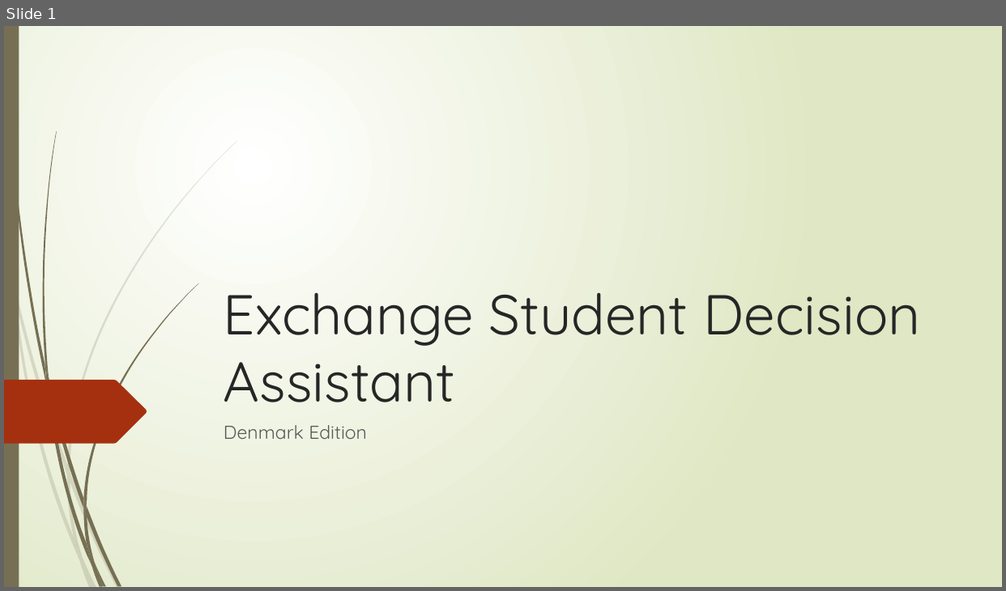
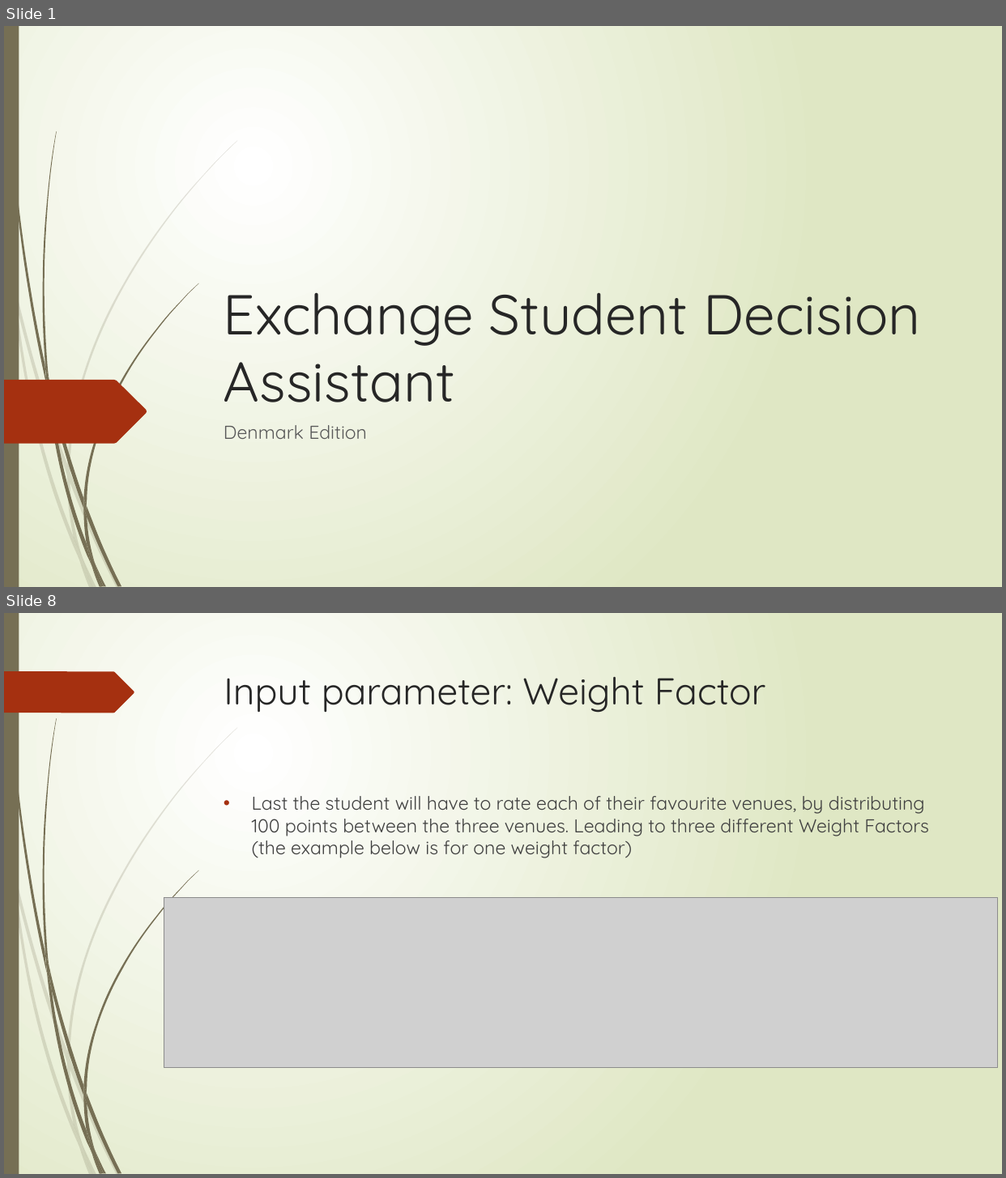
Before and after one commit to VintageVinyl/Coursera_Capstone, a slide deck: Exchange Student Decision Assistant.pptx. Shown one above the other, each under a label of ours: slide 1 before the commit, slides 1 and 8 after it; the slides between them are not shown. The pictures are 1006x591 and 1006x1178 pixels, drawn with LibreOffice and Linux fonts; fonts in the diff are those of the drawing; grey boxes stand for pictures. Boxes give left, top, right and bottom in pixels: in the first picture for what was removed or moved away, otherwise in the second. Text is boxed around its words. In the diff, an @@ line names an element or a change of style, - is before the commit and + after.

```diff
--- a/Exchange Student Decision Assistant.pptx
+++ b/Exchange Student Decision Assistant.pptx
@@ slide 8 added at (4,613,1002,1174), background gradient #FFFFFF to #DFE8C4; not listed: 23 template elements that a slide beside it also shows @@
@@ freeform shape added at (4,671,134,713), fill #A53010 @@
@@ title added at (224,677,765,713), 36 pt, text #262626 @@
+Input parameter: Weight Factor
@@ text added at (252,796,929,858), 18 pt, text #404040 @@
+• Last the student will have to rate each of their favourite venues, by distributing 100 points between the three venues. Leading to three different Weight Factors (the example below is for one weight factor)
@@ picture added at (164,898,997,1068) @@
```
Also in this commit, not shown: 10 other slides added, 5 slides removed.
